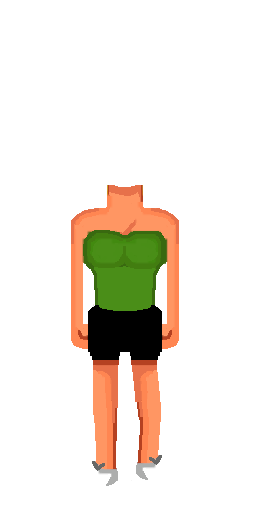
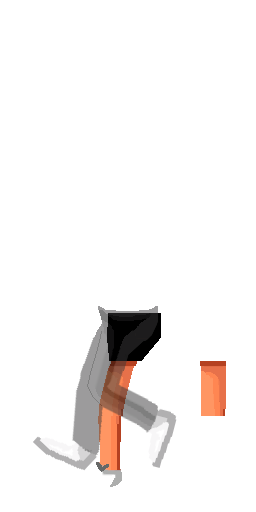
Layers edited between the first and the second 256px x 512px image:
added layer "Legs2L copy" (50%) above "Legs2L" over [33, 306, 177, 471]
showed "Legs2L", painted on it over [33, 306, 226, 487]
hid "ArmsF" over [70, 185, 180, 487]
hid "Legs4F" over [62, 304, 180, 487]
